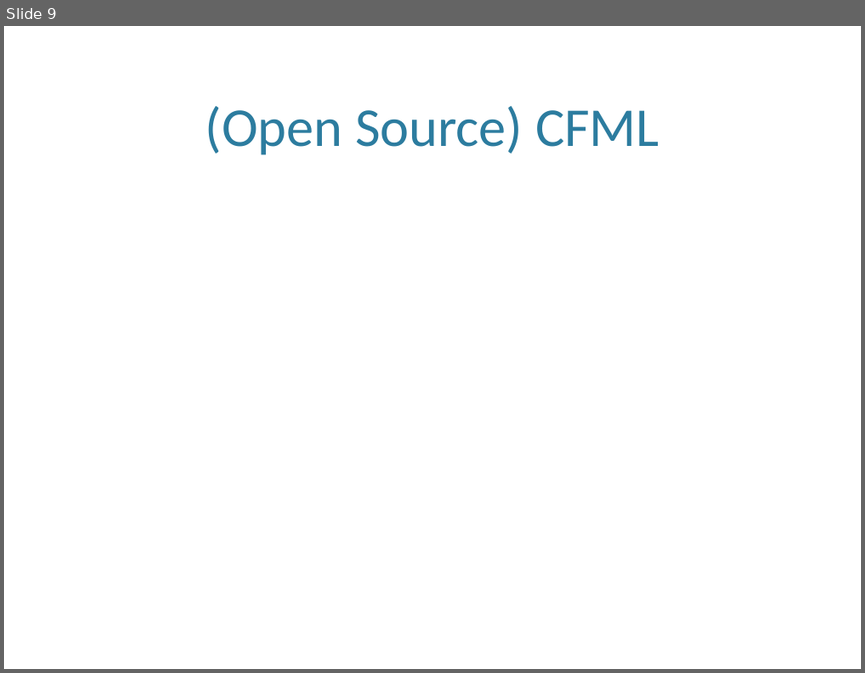
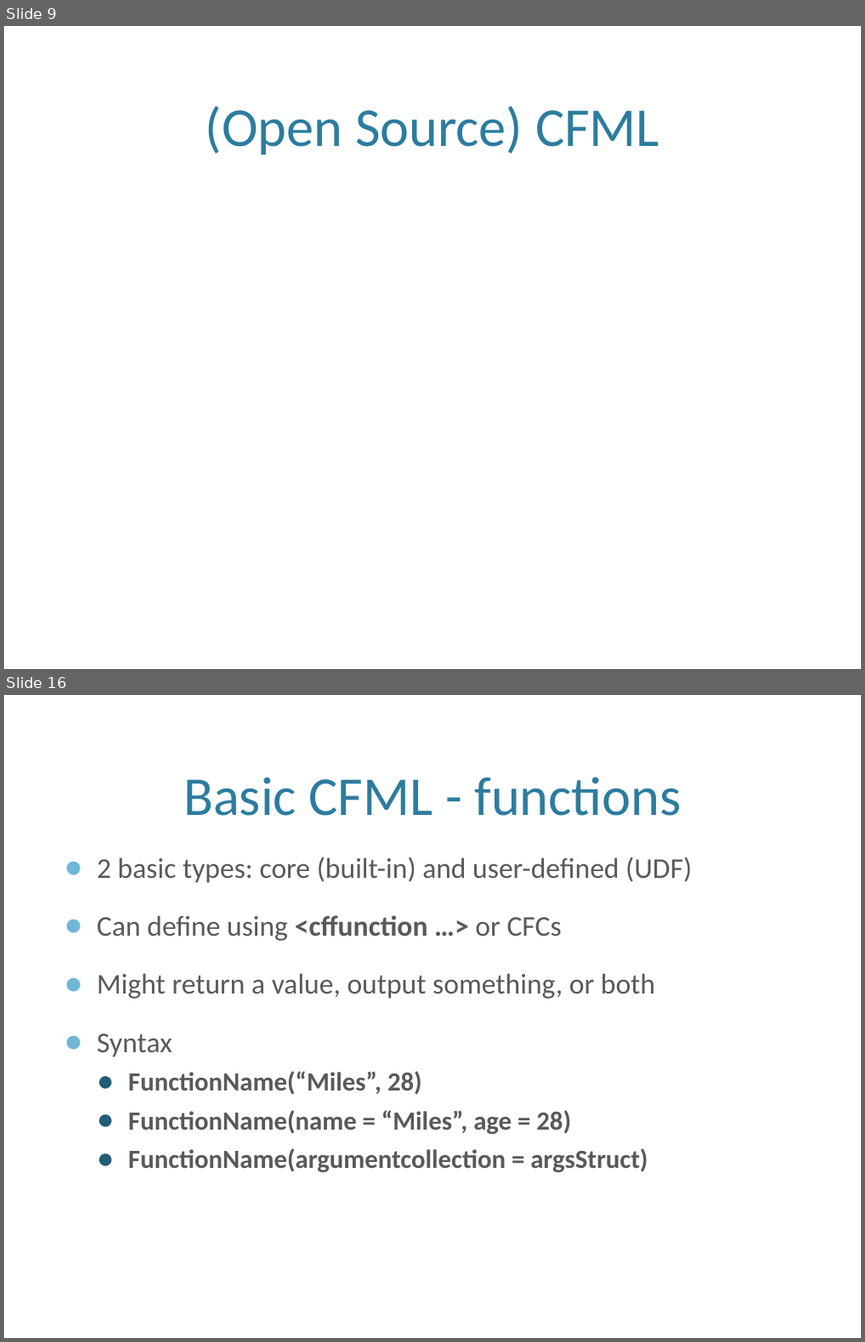
Before and after one commit to awayken/2011sdcodecamp, a slide deck: presentation.pptx. Shown one above the other, each under a label of ours: slide 9 before the commit, slides 9 and 16 after it; the slides between them are not shown. The pictures are 865x673 and 865x1342 pixels, drawn with LibreOffice and Linux fonts; fonts in the diff are those of the drawing; background and template pictures are left out. Boxes give left, top, right and bottom in pixels: in the first picture for what was removed or moved away, otherwise in the second. Text is boxed around its words. In the diff, an @@ line names an element or a change of style, - is before the commit and + after.

Commit message:
Began to dig into actual CFML material.

```diff
--- a/presentation.pptx
+++ b/presentation.pptx
@@ slide 16 added at [4, 695, 861, 1338], background picture (left out) @@
@@ title added at [183, 777, 681, 816], 46 pt, text #2C7C9F @@
+Basic CFML - functions
@@ text added at [97, 857, 692, 1172], 24 pt, text #595959, bold @@
+● 2 basic types: core (built-in) and user-defined (UDF)
+● Can define using <cffunction …> or CFCs
+● Might return a value, output something, or both
+● Syntax
+  ● FunctionName(“Miles”, 28)
+  ● FunctionName(name = “Miles”, age = 28)
+  ● FunctionName(argumentcollection = argsStruct)
```
Also in this commit, not shown: 17 other slides added.
